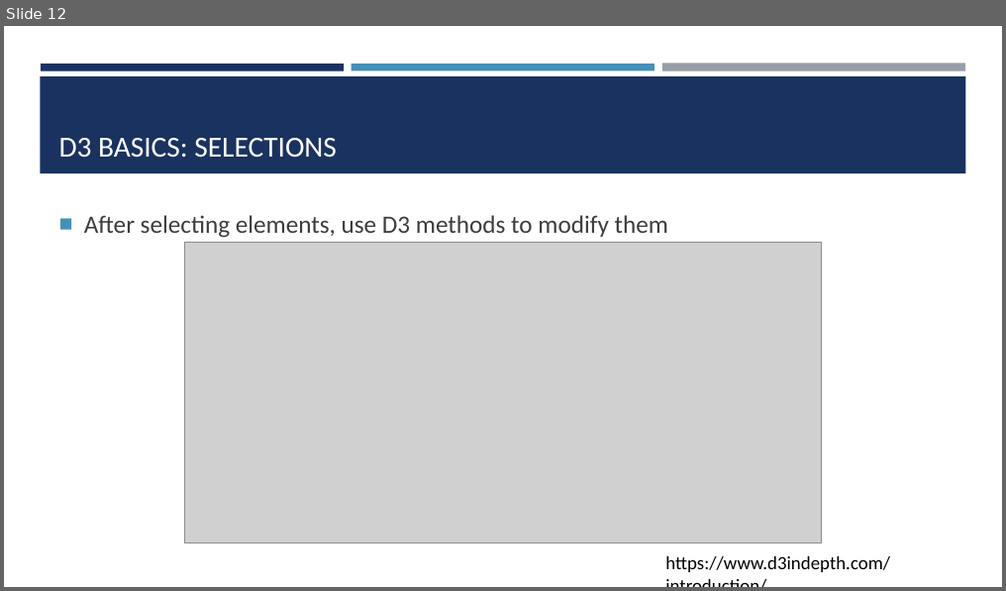
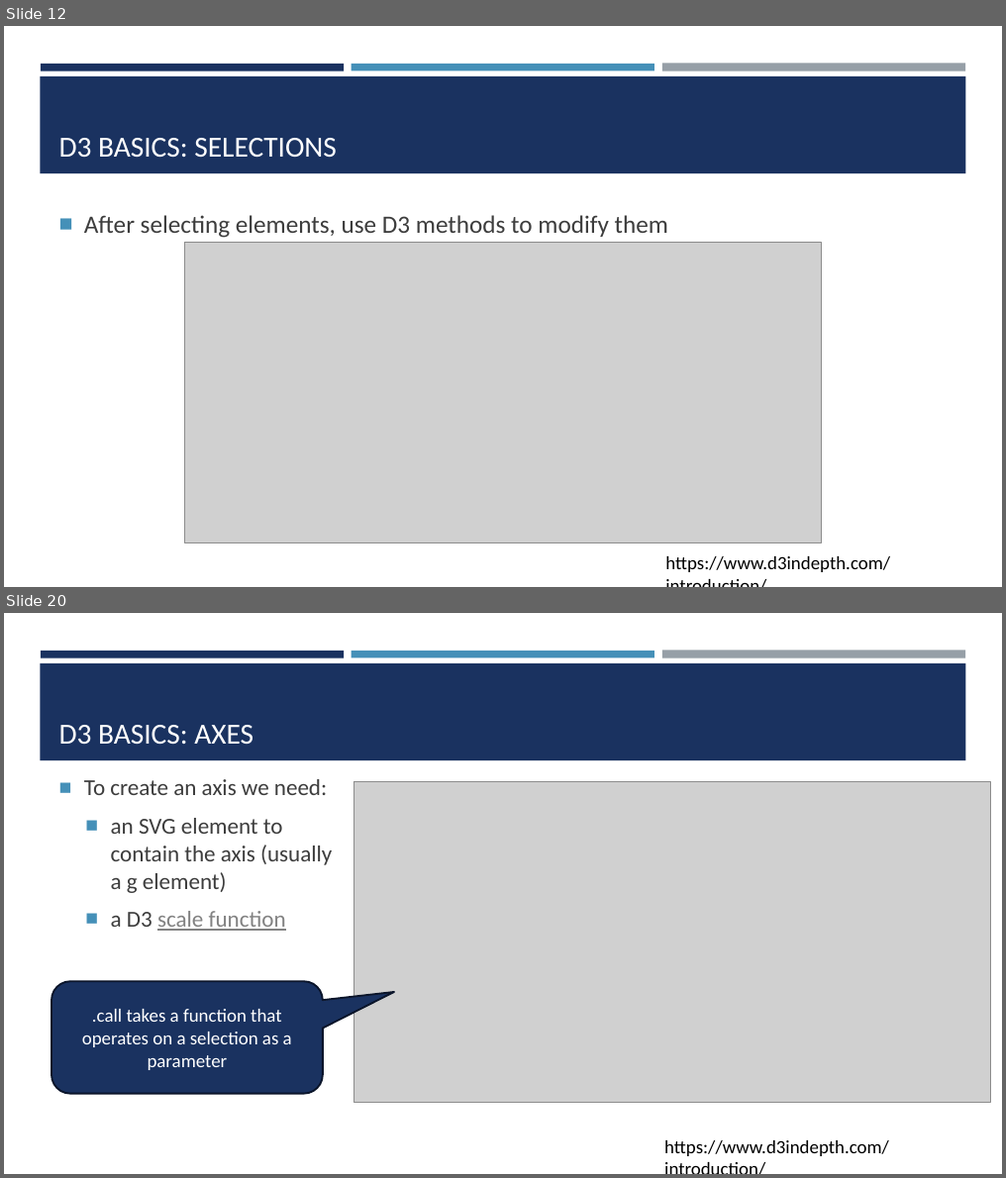
Before and after one commit to amosca01/SDS-CSC235, a slide deck: slides/06-d3.pptx. Shown one above the other, each under a label of ours: slide 12 before the commit, slides 12 and 20 after it; the slides between them are not shown. The pictures are 1006x591 and 1006x1178 pixels, drawn with LibreOffice and Linux fonts; fonts in the diff are those of the drawing; grey boxes stand for pictures. Boxes give left, top, right and bottom in pixels: in the first picture for what was removed or moved away, otherwise in the second. Text is boxed around its words. In the diff, an @@ line names an element or a change of style, - is before the commit and + after.

```diff
--- a/slides/06-d3.pptx
+++ b/slides/06-d3.pptx
@@ slide 20 added at (4,613,1002,1174), background #FFFFFF; not listed: 4 template elements that a slide beside it also shows @@
@@ title added at (59,725,253,744), 28 pt, text #FFFFFF @@
+D3 BASICS: AXES
@@ text added at (84,779,332,931), 22 pt, text #3D3D3D @@
+■ To create an axis we need:
+  ■ an SVG element to contain the axis (usually a g element)
+  ■ a D3 scale function
@@ picture added at (354,781,991,1103) @@
@@ rounded speech box added at (52,981,323,1093), fill #1A3260, outline #0B162A 1.75 pt, 18 pt, text #FFFFFF @@
+.call takes a function that operates on a selection as a parameter
@@ text added at (664,1141,889,1157), 18 pt, text #000000 @@
+https://www.d3indepth.com/introduction/
```
Also in this commit, not shown: 5 slides changed, 7 other slides added, 6 other files.
